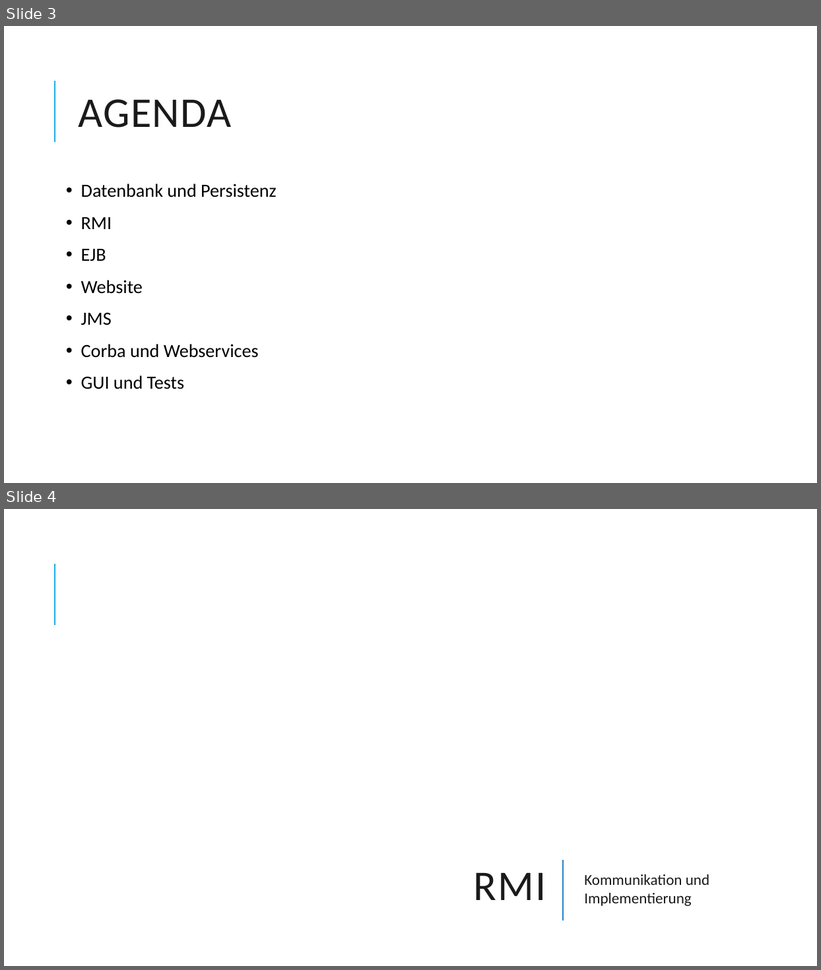
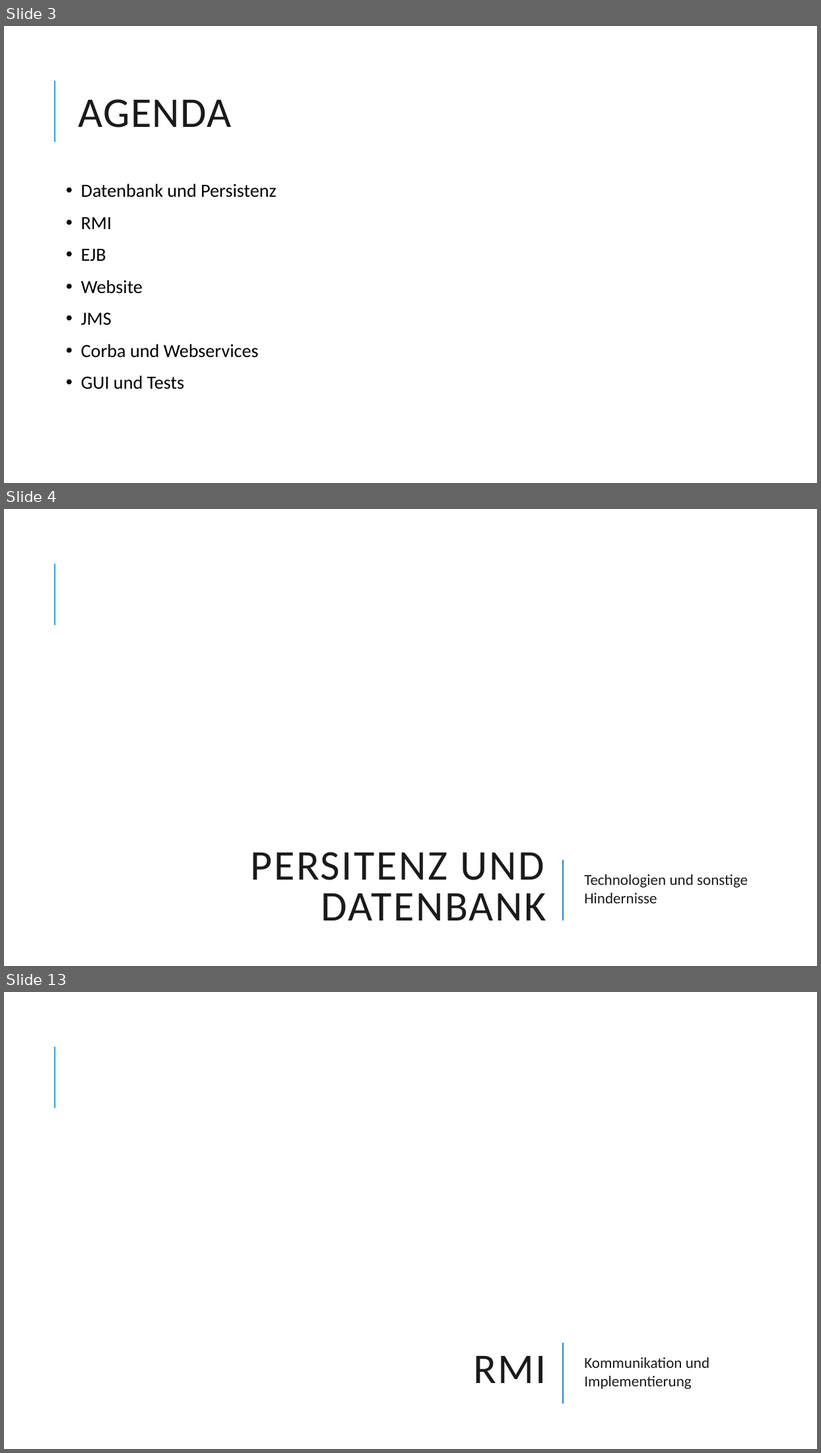
Before and after one commit to Dabjazz/SportsClubManager, a slide deck: Presentation/Presentation.pptx. Shown one above the other, each under a label of ours: slides 3 and 4 before the commit, slides 3, 4 and 13 after it; the slides between them are not shown. The pictures are 821x970 and 821x1453 pixels, drawn with LibreOffice and Linux fonts; fonts in the diff are those of the drawing; background and template pictures are left out. Boxes give left, top, right and bottom in pixels: in the first picture for what was removed or moved away, otherwise in the second. Text is boxed around its words. In the diff, an @@ line names an element or a change of style, - is before the commit and + after.

```diff
--- a/Presentation/Presentation.pptx
+++ b/Presentation/Presentation.pptx
@@ slide 4 added at (x1=4, y1=509, x2=817, y2=966), background #FFFFFF; not listed: 2 template elements that a slide beside it also shows @@
@@ title added at (x1=251, y1=852, x2=547, y2=921), 50 pt, text #1A1A1A @@
+PERSITENZ UND DATENBANK
@@ text added at (x1=584, y1=875, x2=748, y2=904), 18 pt, text #1A1A1A @@
+Technologien und sonstige Hindernisse
@@ what was slide 4 is now slide 13 @@
```
Also in this commit, not shown: 8 other slides added.
